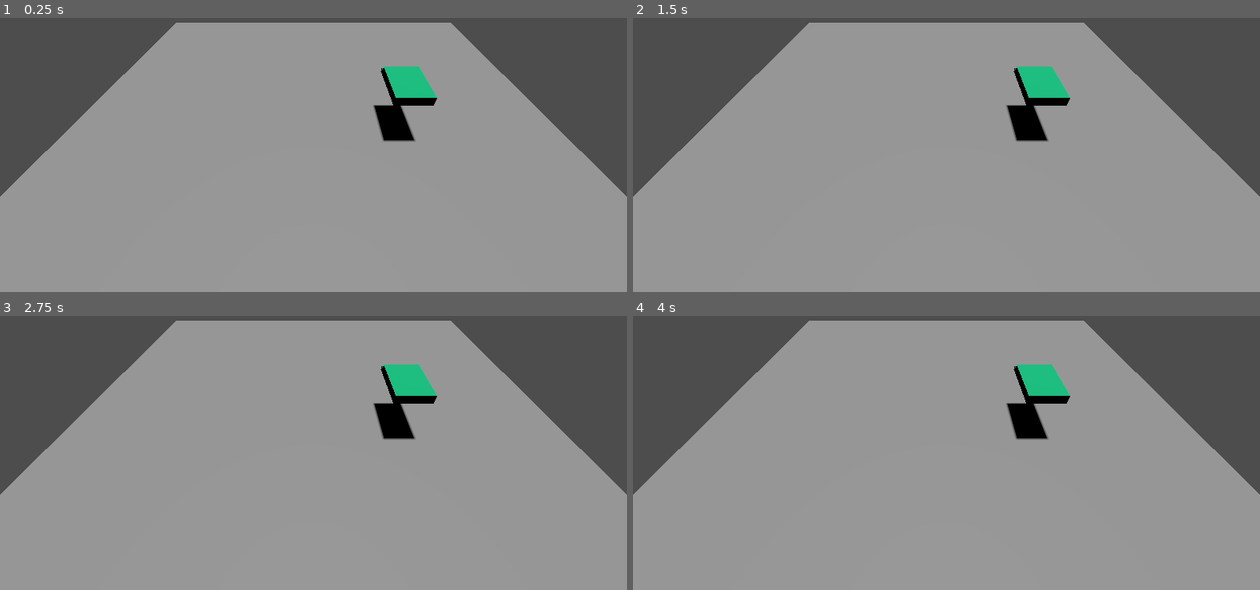
Above: before the commit, frames 1-4 (two rows, left to right).
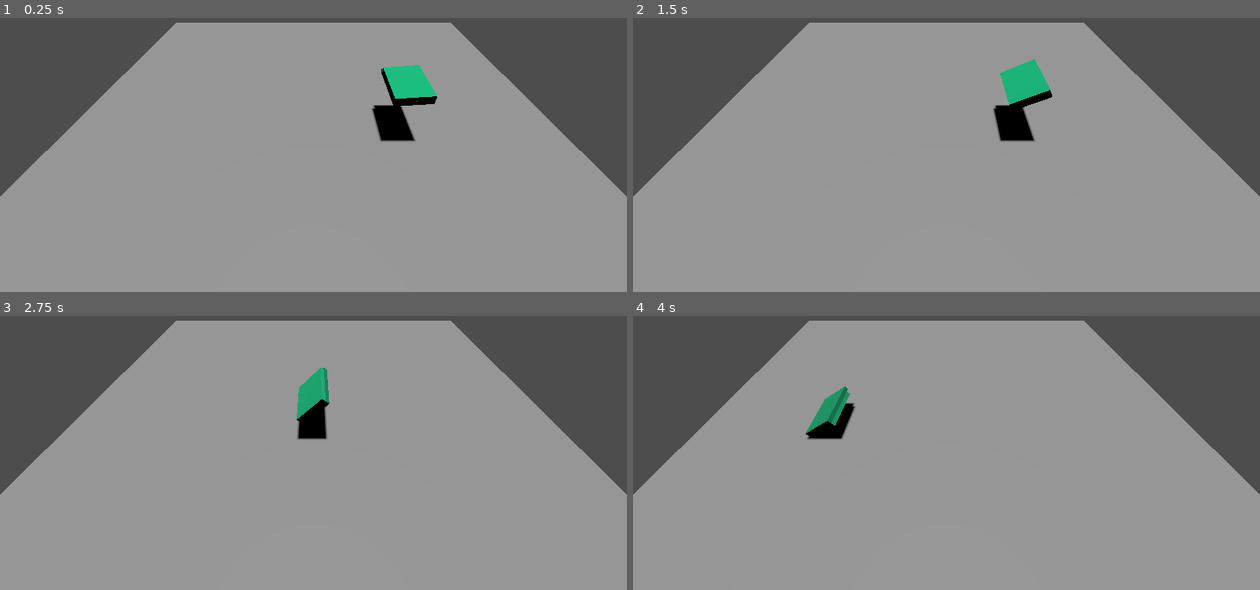
Above: after the commit, the same moments.

Repository: niqzart/godot-tiltrotor
Game: Godot game, scene res://scenes/main/main.tscn
Same seed, same stepped clock (60 frames per second), same inputs: the game is played once before the commit and once after it.
Inputs:
- Up to frame 1 (0.25 s): no input
- Up to frame 2 (1.5 s): no input
- Up to frame 3 (2.75 s): no input
- Up to frame 4 (4 s): no input

The runs differ from the first frame. In frame 1, 0.2% of the frame differs, in the area x 59-70%, y 17-46%; in frame 2, 1.6%; in frame 3, 2.7%, in the area x 47-70%, y 17-46%; in frame 4, 2.6%.

Commit message:
feat: rolling crashtest

Diff:
--- a/scenes/tiltrotor/tiltrotor.gd
+++ b/scenes/tiltrotor/tiltrotor.gd
@@ -1,9 +1,16 @@
 extends RigidBody3D
+
+
+var is_first = true
 
 
 func _physics_process(_delta: float) -> void:
     var right_force: Vector3 = self.transform.basis.y * 5
     var left_force: Vector3 = self.transform.basis.y * 5
 
+    if is_first:
+        right_force *= 4
+        is_first = false
+
     self.apply_force(right_force, self.transform.basis.x * 2)
     self.apply_force(left_force, self.transform.basis.x * -2)
